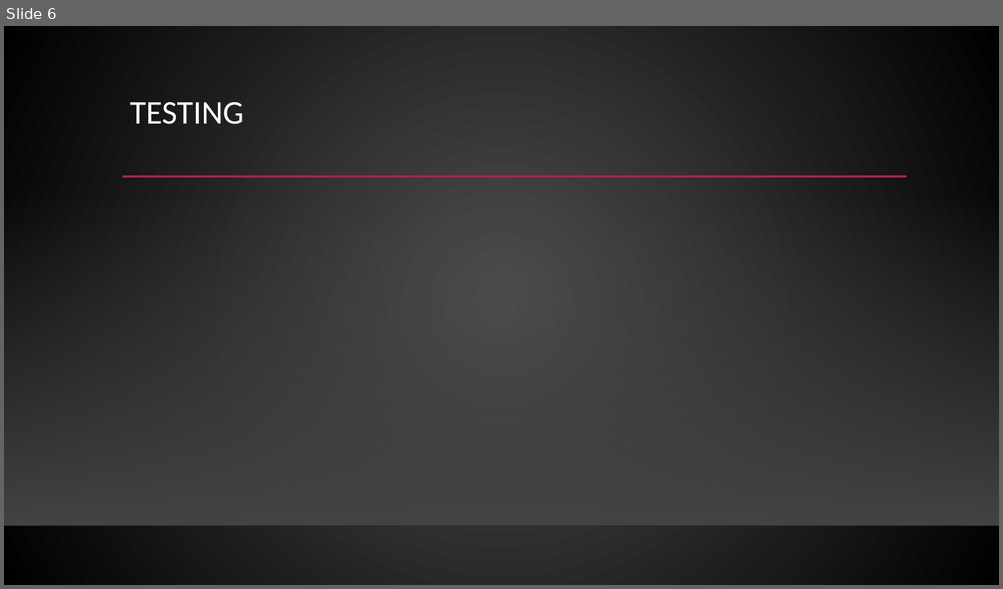
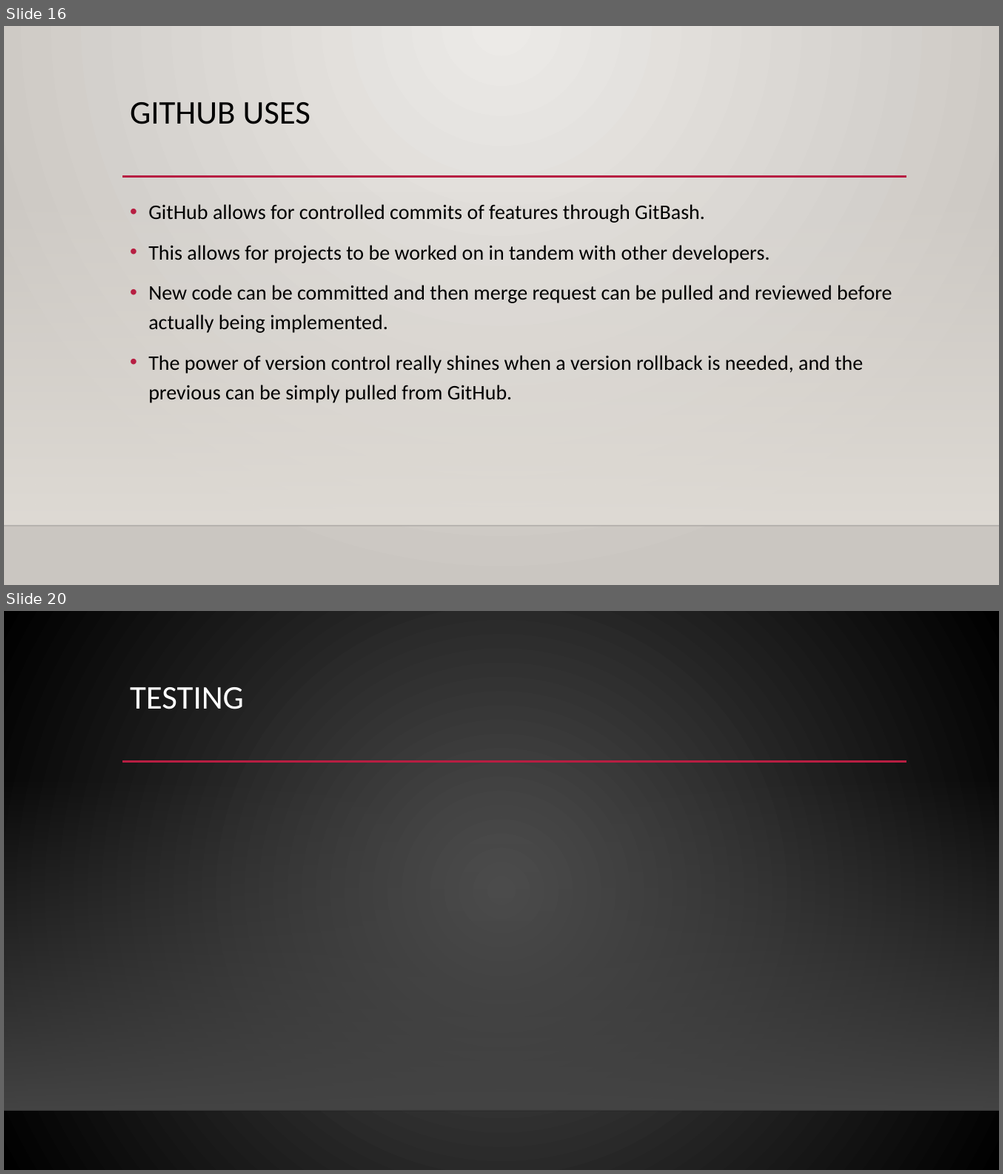
Before and after one commit to CharlesHerriott/IMS-Starter, a slide deck: Project-Documentation/IMS Starter presentation.pptx. Shown one above the other, each under a label of ours: slide 6 before the commit, slides 16 and 20 after it; the slides between them are not shown. The pictures are 1003x589 and 1003x1174 pixels, drawn with LibreOffice and Linux fonts; fonts in the diff are those of the drawing; background and template pictures are left out. Boxes give left, top, right and bottom in pixels: in the first picture for what was removed or moved away, otherwise in the second. Text is boxed around its words. In the diff, an @@ line names an element or a change of style, - is before the commit and + after.

```diff
--- a/Project-Documentation/IMS Starter presentation.pptx
+++ b/Project-Documentation/IMS Starter presentation.pptx
@@ slide 16 added at bbox=[4, 26, 999, 585], background gradient #ECEAE7 to #CAC7C1; not listed: 2 template elements that a slide beside it also shows @@
@@ title added at bbox=[130, 102, 310, 124], 32 pt, text #000000 @@
+GITHUB USES
@@ rectangle added at bbox=[4, 191, 999, 526], fill gradient #DFDBD5 @@
@@ text added at bbox=[148, 204, 892, 403], 20 pt, text #000000 @@
+• GitHub allows for controlled commits of features through GitBash.
+• This allows for projects to be worked on in tandem with other developers.
+• New code can be committed and then merge request can be pulled and reviewed before actually being implemented.
+• The power of version control really shines when a version rollback is needed, and the previous can be simply pulled from GitHub.
@@ what was slide 6 is now slide 20 @@
```
Also in this commit, not shown: 1 slide changed, 15 other slides added, 2 slides removed, 4 other files.
